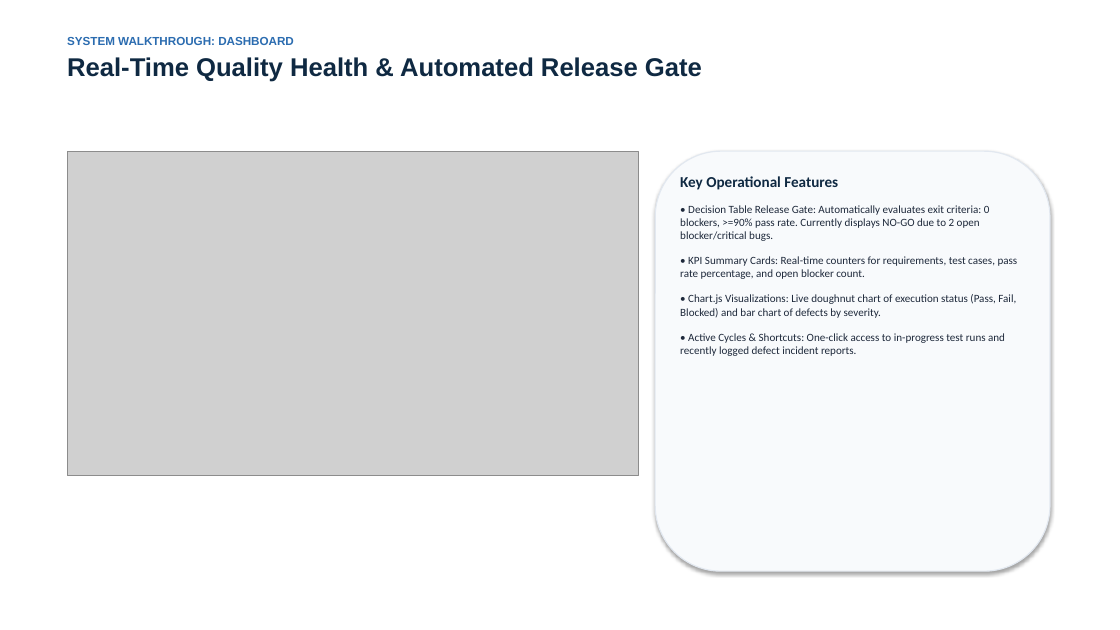
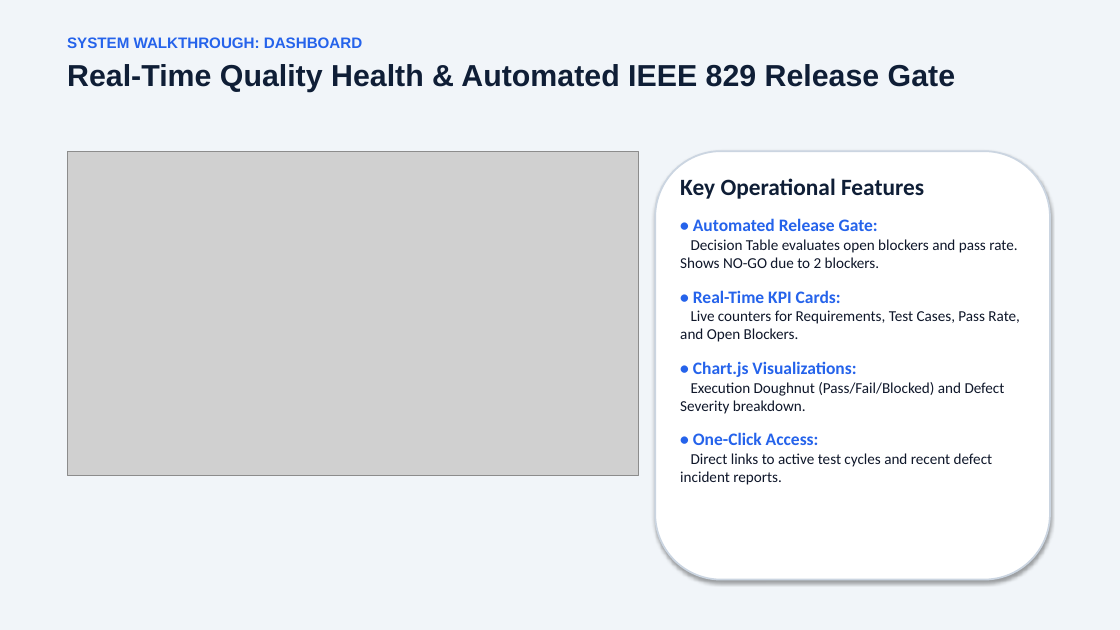
Before and after one commit to eya-khandoudi/TestFlow-ISTQB, a slide deck: slide 5 of docs/TestFlow_ISTQB_Presentation.pptx. Drawn at 1120x630 pixels with LibreOffice and Linux fonts; fonts in the diff are those of the drawing; grey boxes stand for pictures. Boxes give left, top, right and bottom in pixels: in the first picture for what was removed or moved away, otherwise in the second. Text is boxed around its words. In the diff, an @@ line names an element or a change of style, - is before the commit and + after.

Commit message:
Enhance TestFlow presentation with modern 16:9 design and large readable typography

```diff
--- a/docs/TestFlow_ISTQB_Presentation.pptx
+++ b/docs/TestFlow_ISTQB_Presentation.pptx
@@ rectangle added at (x1=0, y1=0, x2=1120, y2=630), fill #F1F5F9 @@
@@ text at (x1=67, y1=37, x2=362, y2=48): size 10 to 13 pt, text colour #2B6CB0 to #2563EB in "SYSTEM WALKTHROUGH: DASHBOARD" @@
@@ text at (x1=67, y1=64, x2=955, y2=92): text changed; size 22 to 26 pt; text colour #0F2942 to #0F1E36 @@
-Real-Time Quality Health & Automated Release Gate
+Real-Time Quality Health & Automated IEEE 829 Release Gate
@@ rounded rectangle resized from (x1=655, y1=151, x2=1050, y2=571) to (x1=655, y1=151, x2=1050, y2=580) @@
@@ rounded rectangle at (x1=655, y1=151, x2=1050, y2=580): fill #F8FAFC to #FFFFFF; outline #E2E8F0 1 pt to #CBD5E1 1.5 pt @@
@@ text at (x1=680, y1=178, x2=924, y2=199): size 13 to 20 pt, text colour #0F2942 to #0F1E36 in "Key Operational Features" @@
@@ text at (x1=680, y1=218, x2=1020, y2=485): text changed; size 9.5 to 13 pt; text colour #1E293B to #0F172A @@
-• Decision Table Release Gate: Automatically evaluates exit criteria: 0 blockers, >=90% pass rate. Currently displays NO-GO due to 2 open blocker/critical bugs.
-• KPI Summary Cards: Real-time counters for requirements, test cases, pass rate percentage, and open blocker count.
-• Chart.js Visualizations: Live doughnut chart of execution status (Pass, Fail, Blocked) and bar chart of defects by severity.
-• Active Cycles & Shortcuts: One-click access to in-progress test runs and recently logged defect incident reports.
+• Automated Release Gate:
+Decision Table evaluates open blockers and pass rate. Shows NO-GO due to 2 blockers.
+• Real-Time KPI Cards:
+Live counters for Requirements, Test Cases, Pass Rate, and Open Blockers.
+• Chart.js Visualizations:
+Execution Doughnut (Pass/Fail/Blocked) and Defect Severity breakdown.
+• One-Click Access:
+Direct links to active test cycles and recent defect incident reports.
```
Also in this commit, not shown: 12 other slides changed, 2 other files.
